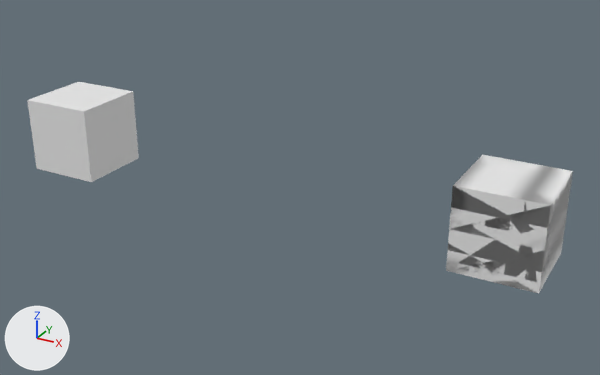
The OBJ model Graduation_Game/Assets/Objects_fbx/Replacement Blocks.obj, before and after one commit.
One viewpoint serves both versions: a 50 mm lens placed at (3.84, -16.34, 7.86), pointed at (-5.26, 0.2, -0.41). Every picture has the same lights, and +X, +Y and +Z are marked at lower left. Where no turn or scale is listed for an object, it has been applied to the vertices. Vertices at the same position are counted once.

Objects in the first picture: 'Replacement Blocks'.
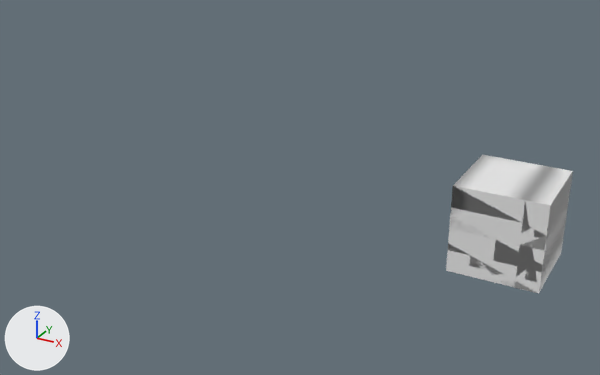
The change, as a list of edits to the scene's bpy script:
```text
Change me_replacement_blocks:
    used by ob_replacement_blocks; location = (0.0, 0.0, 0.0)
    remove me_replacement_blocks.from_pydata(...)  # 305 vertices, 323 faces; spans x -13.0..1.0, y -1.0..1.0, z -1.0..1.0
    add me_replacement_blocks.from_pydata(...)  # 218 vertices, 227 faces; spans x -1.0..1.0, y -1.0..1.0, z -1.0..1.0
    me_replacement_blocks part 1: the loose piece of 98 vertices spanning x -13.0..-11.0, y -1.0..1.0, z -1.0..1.0 is deleted
    me_replacement_blocks part 2
    21 vertices are removed from x -0.5..0.5, y -1.0..1.0, z -0.75..0.75
    67 faces are deleted
    1 vertex is added at (0.0, 1.0, -0.5)
    20 new vertices lie (-0.5, 0.0, 0.25) away from vertices in x 0.0..1.0, y -1.0..1.0, z -1.0..0.5
    6 new vertices lie (-0.5, 0.0, 0.5) away from vertices in x 0.0..1.0, y -0.5..0.5, z -1.0..0.0
    5 new vertices lie (-0.5, 0.0, 0.25) away from vertices in x -0.5, y -1.0..1.0, z 0.75
    67 new faces join them, mat_wire_027177148 (white #e7e7e7)
```

Pixel boxes (x1, y1, x2, y2) of what changed, in the pictures (600 x 375 px; the box of a moved part takes in the faces that stretch with it):
'Replacement Blocks', reshaped (77% narrower, 34% shorter): before (27, 82, 573, 293); after (446, 155, 573, 293)
part 1 of me_replacement_blocks, deleted: before (27, 82, 139, 182)
part 2 of me_replacement_blocks, moved or reshaped: before (446, 206, 546, 281); after (470, 234, 520, 280)
